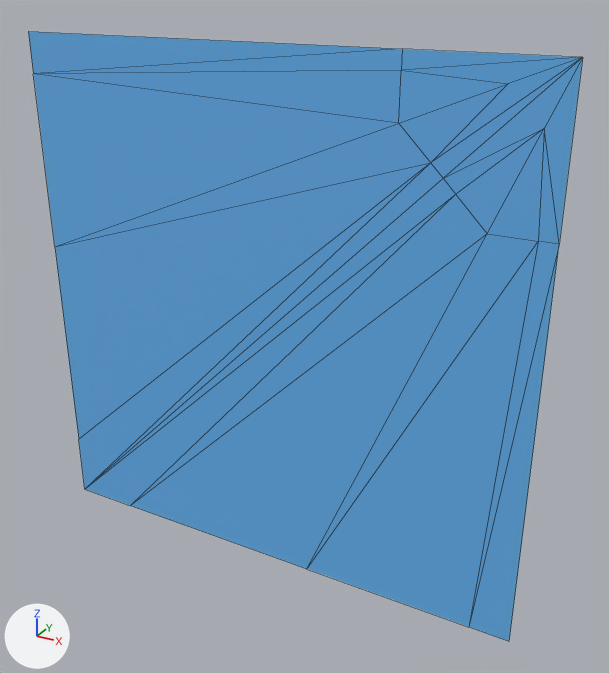
What one commit did to the glTF model assets/glb/model_13.glb.
The view is the same before and after, from a 50 mm lens placed at (0.148, -0.244, 0.122), pointed at (0.013, 0.003, -0.001). Every picture has the same lights, and +X, +Y and +Z are marked at lower left. The older version comes first. Mesh edges are drawn as thin lines.

Before the edit, the objects in view are built like this:
```python
mat_origami_mat_13 = principled_material('Origami_Mat_13')
mat_origami_mat_13.base_color = (0.13, 0.45, 0.85)  # blue #65b3ed
mat_origami_mat_13.roughness = 0.8
me_origami_13 = bpy.data.meshes.new('Origami_13')
me_origami_13.from_pydata(...)  # 21 vertices, 28 faces; spans x -0.1..0.1, y -0.003, z -0.1..0.1
me_origami_13.materials.append(mat_origami_mat_13)  # blue #65b3ed
ob_origami_model_13 = bpy.data.objects.new('Origami_Model_13', me_origami_13)
ob_origami_model_13.location = (0.0, 0.0, 0.0)
```
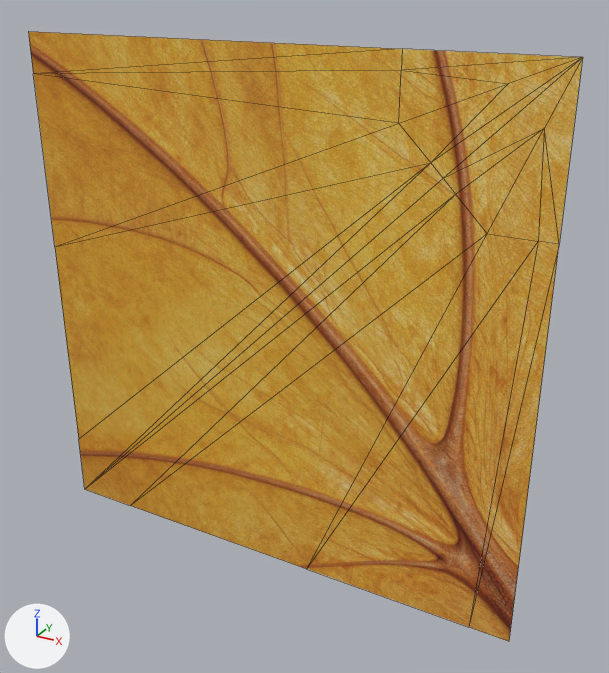
Pixel boxes [x1, y1, x2, y2] of what changed, in the pictures (609 x 673 px):
'Origami_Model_13', surface changed (blue to orange): [28, 31, 583, 641] in both

The change, as a diff of the scene's bpy script:
```diff
--- a/assets/glb/model_13.glb.py
+++ b/assets/glb/model_13.glb.py
@@ img_color_13 @@
+img_color_13 = load_image('color_13', '_unpacked/color_13', 1024, 1024, 'sRGB')
@@ mat_origami_mat_13 @@
 mat_origami_mat_13 = principled_material('Origami_Mat_13')
-mat_origami_mat_13.base_color = (0.13, 0.45, 0.85)  # blue #65b3ed
+mat_origami_mat_13.texture = img_color_13
 mat_origami_mat_13.roughness = 0.8
```
